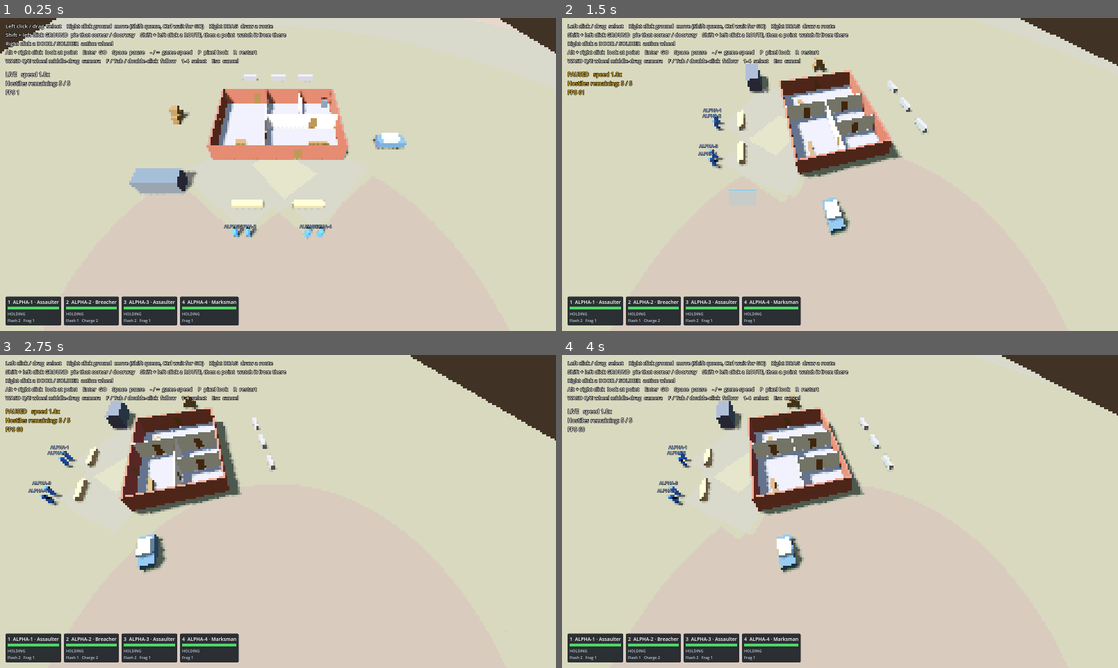
Above: before the commit, frames 1-4 (two rows, left to right).
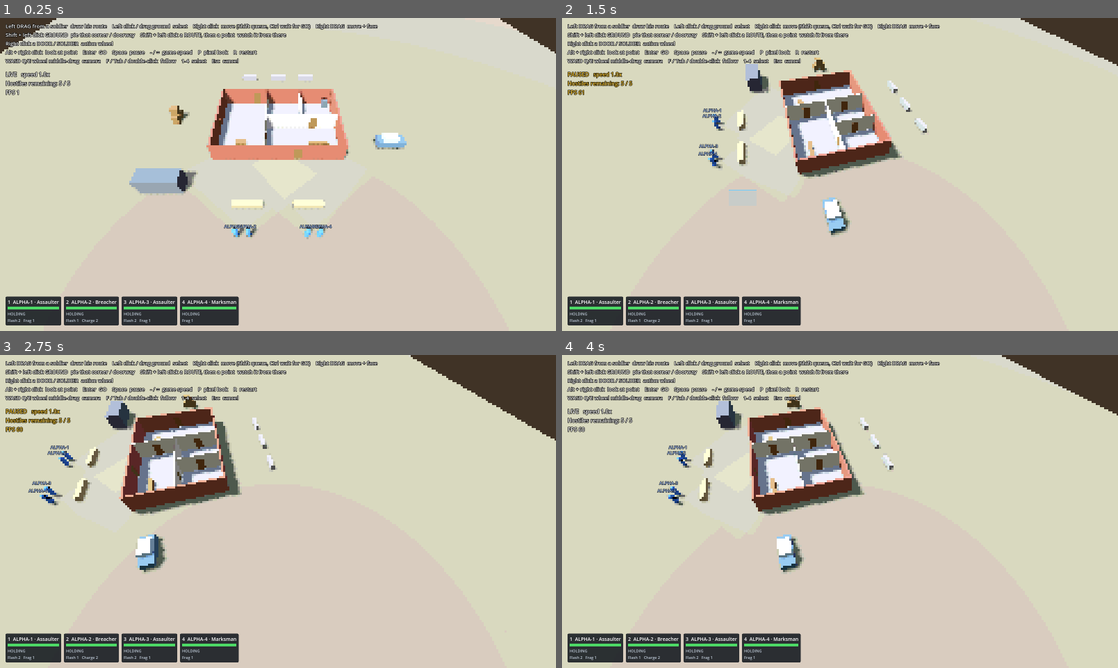
Above: after the commit, the same moments.

Repository: cgrowald/long-reach
Game: Godot game, scene res://tactical/main.tscn
Two runs of this game, one before a commit and one after it. Both use one fixed random seed, a clock stepped at 60 frames per second and the inputs below.
Inputs (mouse positions are in pixels of both pictures, inside the frame that each line leads up to):
- Up to frame 1 (0.25 s): no input
- Up to frame 2 (1.5 s): tap Enter at 0.5 s; move the mouse to (962, 158) at 0.52 s; hold D 0.53-1.25 s; hold Q 0.53-1.25 s; click (962, 158) at 0.67 s; tap Space at 0.77 s; drag from (728, 190) to (812, 237) at 1.27 s
- Up to frame 3 (2.75 s): move the mouse to (333, 442) at 2.02 s; hold D from 2.03 s (still down); tap 1 at 2.1 s; click (333, 442) at 2.17 s
- Up to frame 4 (4 s): release D at 2.75 s; drag from (812, 574) to (673, 464) at 2.77 s; move the mouse to (1006, 558) at 3.52 s; hold A from 3.53 s (still down); tap F at 3.6 s; click (1006, 558) at 3.67 s; tap Space at 3.77 s

The runs differ from the first frame. In frame 1, 0.7% of the frame differs, in the area x 3-68%, y 1-4%; in frame 2, 0.7%, in the area x 2-68%, y 1-4%; in frame 3, 0.7%; in frame 4, 0.7%.

Commit message:
Draw routes with left-drag from a soldier
Left-drag starting on a soldier draws his route (the whole selection if he is selected); left-drag on empty ground stays box select; right-drag is back to move-and-face.

Co-Authored-By: Claude Opus 5.5 <noreply@anthropic.com>

Diff:
--- a/tactical/control/selection_controller.gd
+++ b/tactical/control/selection_controller.gd
@@ -50,6 +50,8 @@
 var _right_down: bool = false
 var _pending_throw: String = ""
 var _drawing: bool = false
+var _draw_origin: Vector2 = Vector2.ZERO
+var _draw_unit = null  # soldier the left-drag started on
 var _draw_screen := PackedVector2Array()
 var _draw_world := PackedVector3Array()
 var _focus_pick: Dictionary = {}  # {"unit", "anchor"} while choosing a look point
@@ -117,8 +119,10 @@
 		var pos: Vector2 = (event as InputEventMouseMotion).position
 		if _dragging:
 			_box.show_rect(_drag_start, pos)
-		elif _right_down and (_drawing or pos.distance_to(_right_start) > FACE_DRAG_THRESHOLD):
+		elif _draw_unit != null and (_drawing or pos.distance_to(_draw_origin) > BOX_THRESHOLD):
 			_extend_drawing(pos)
+		elif _right_down and pos.distance_to(_right_start) > FACE_DRAG_THRESHOLD:
+			_box.show_arrow(_right_start, pos)
 	elif event is InputEventKey:
 		_handle_key(event as InputEventKey)
 
@@ -152,8 +156,31 @@
 				follow(picked)
 			_dragging = false
 			return
+		var on_unit = _pick_unit(mb.position)
+		if on_unit != null:
+			_draw_unit = on_unit  # click = select him, drag = draw his route
+			_draw_origin = mb.position
+			_drawing = false
+			return
 		_drag_start = mb.position
 		_dragging = true
+	elif _draw_unit != null:
+		var unit = _draw_unit
+		_draw_unit = null
+		if _drawing:
+			_drawing = false
+			_box.hide_line()
+			var group: Array = selected.duplicate() if selected.has(unit) else [unit]
+			if not selected.has(unit):
+				select_only(unit)
+			if _draw_world.size() >= 2:
+				for u in group:
+					u.order_path(_draw_world, mb.shift_pressed, mb.ctrl_pressed)
+				Fx.move_marker(_world, _draw_world[_draw_world.size() - 1], MARKER_COLOR)
+		elif mb.shift_pressed:
+			toggle(unit)
+		else:
+			select_only(unit)
 	elif _dragging:
 		_dragging = false
 		_box.hide_rect()
@@ -181,21 +208,12 @@
 			return
 		_right_start = mb.position
 		_right_down = true
-		_drawing = false
 		return
 	if not _right_down:
 		return
 	_right_down = false
 	_box.hide_arrow()
-	if _drawing:
-		_drawing = false
-		_box.hide_line()
-		if _draw_world.size() >= 2 and not selected.is_empty():
-			for u in selected:
-				u.order_path(_draw_world, mb.shift_pressed, mb.ctrl_pressed)
-			Fx.move_marker(_world, _draw_world[_draw_world.size() - 1], MARKER_COLOR)
-		return
-	var dragged: bool = false
+	var dragged: bool = mb.position.distance_to(_right_start) > FACE_DRAG_THRESHOLD
 
 	if not dragged and not mb.alt_pressed:
 		var unit = _pick_unit(_right_start)
@@ -363,11 +381,8 @@
 func _extend_drawing(pos: Vector2) -> void:
 	if not _drawing:
 		_drawing = true
-		_draw_screen = PackedVector2Array([_right_start])
-		_draw_world = PackedVector3Array()
-		var s: Variant = _ground_point(_right_start)
-		if s != null:
-			_draw_world.append(s)
+		_draw_screen = PackedVector2Array([_draw_origin])
+		_draw_world = PackedVector3Array([_draw_unit.global_position])
 	var g: Variant = _ground_point(pos)
 	if g == null:
 		return
--- a/tactical/main.gd
+++ b/tactical/main.gd
@@ -163,7 +163,7 @@
 func _build_hud_text(hud: CanvasLayer) -> void:
 	var help := Label.new()
 	help.text = "\n".join([
-		"Left click / drag  select    Right click ground  move (Shift queue, Ctrl wait for GO)    Right DRAG  draw a route",
+		"Left DRAG from a soldier  draw his route    Left click / drag ground  select    Right click  move (Shift queue, Ctrl wait for GO)    Right DRAG  move + face",
 		"Shift + left click GROUND  pie that corner / doorway    Shift + left click a ROUTE, then a point  watch it from there",
 		"Right click a DOOR / SOLDIER  action wheel",
 		"Alt + right click  look at point    Enter  GO    Space  pause    - / =  game speed    P  pixel look    R  restart",
